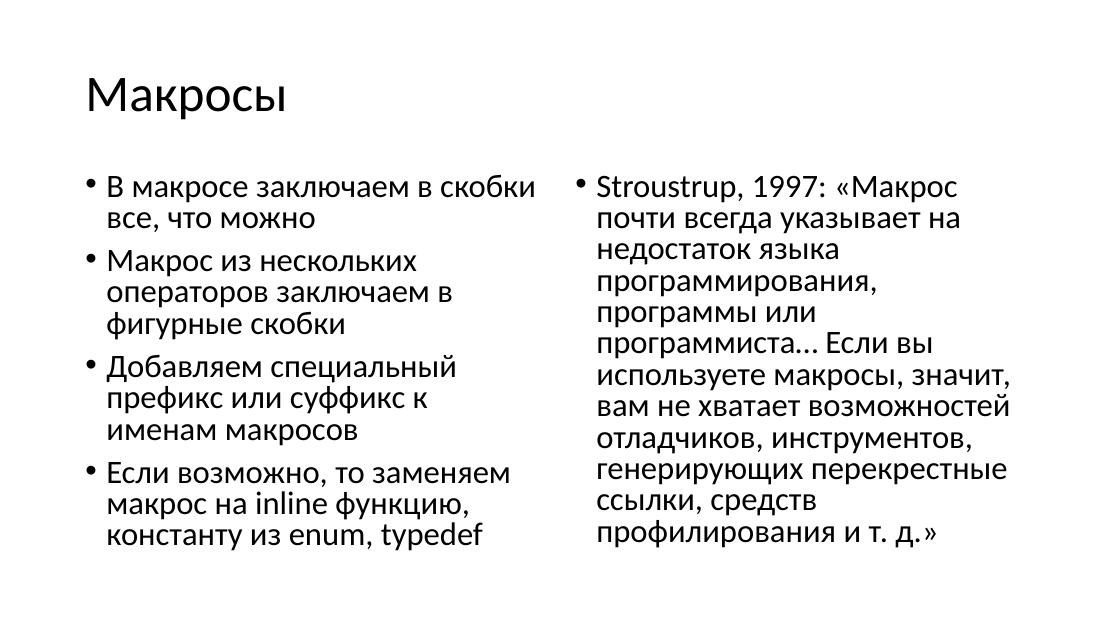
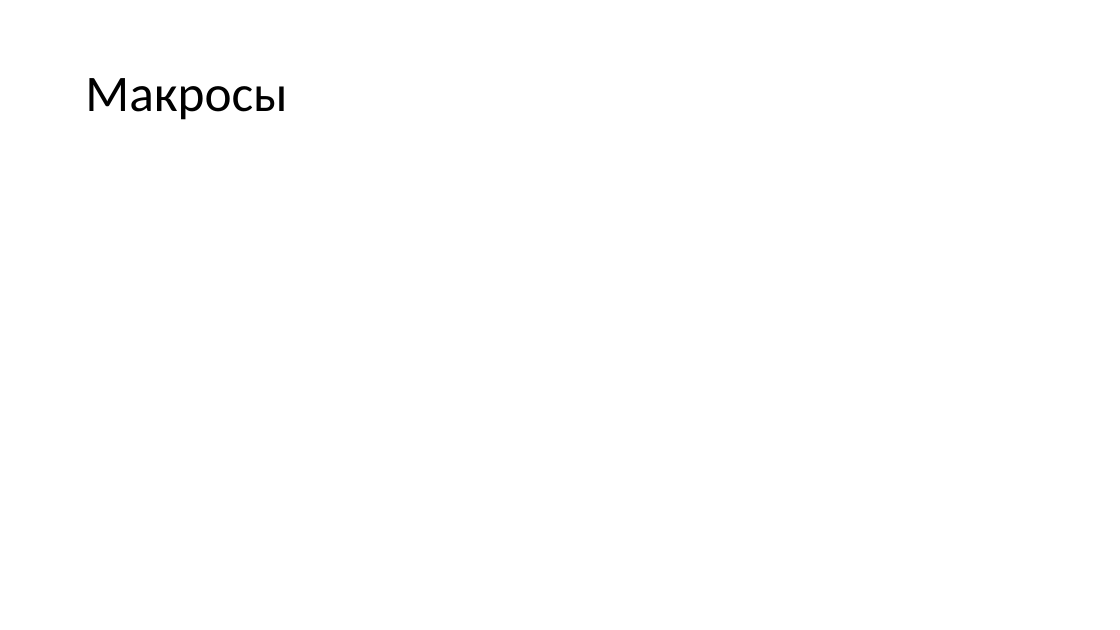
Before and after one commit to Evgueni-Petrov-aka-espetrov/Algorithms-and-Programming-in-C-pptx, a slide deck: slide 64 of 26 Совершенный код.pptx (slide 13 before the commit). Drawn at 1120x630 pixels with LibreOffice and Linux fonts; fonts in the diff are those of the drawing. Boxes give left, top, right and bottom in pixels: in the first picture for what was removed or moved away, otherwise in the second. Text is boxed around its words. In the diff, an @@ line names an element or a change of style, - is before the commit and + after.

```diff
--- a/26 Совершенный код.pptx
+++ b/26 Совершенный код.pptx
@@ text removed at (x1=106, y1=174, x2=536, y2=551) @@
-• В макросе заключаем в скобки все, что можно
-• Макрос из нескольких операторов заключаем в фигурные скобки
-• Добавляем специальный префикс или суффикс к именам макросов
-• Если возможно, то заменяем макрос на inline функцию, константу из enum, typedef
@@ text removed at (x1=596, y1=175, x2=1011, y2=548) @@
-• Stroustrup, 1997: «Макрос почти всегда указывает на недостаток языка программирования, программы или программиста… Если вы используете макросы, значит, вам не хватает возможностей отладчиков, инструментов, генерирующих перекрестные ссылки, средств профилирования и т. д.»
```
Also in this commit, not shown: 7 other slides changed, 58 slides added, 14 slides removed.
